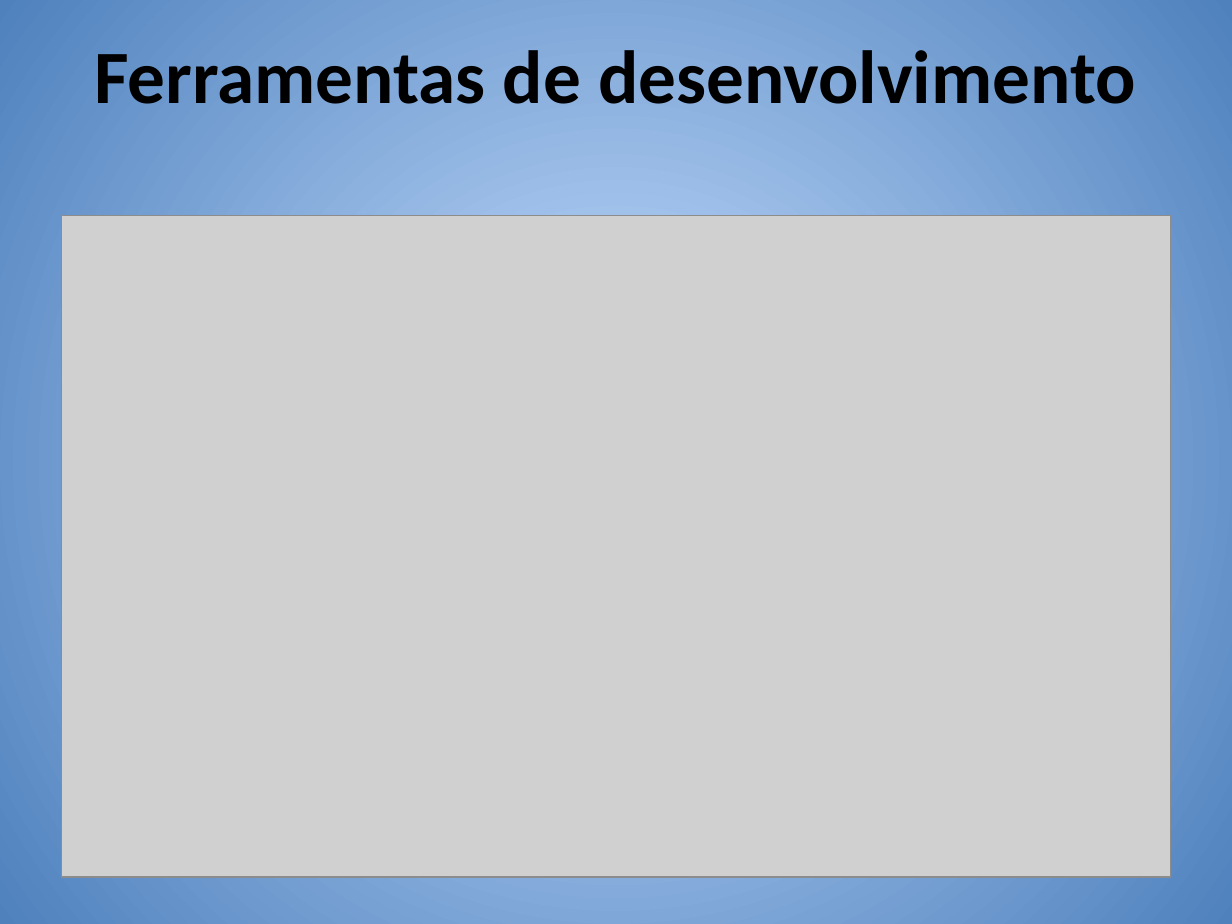
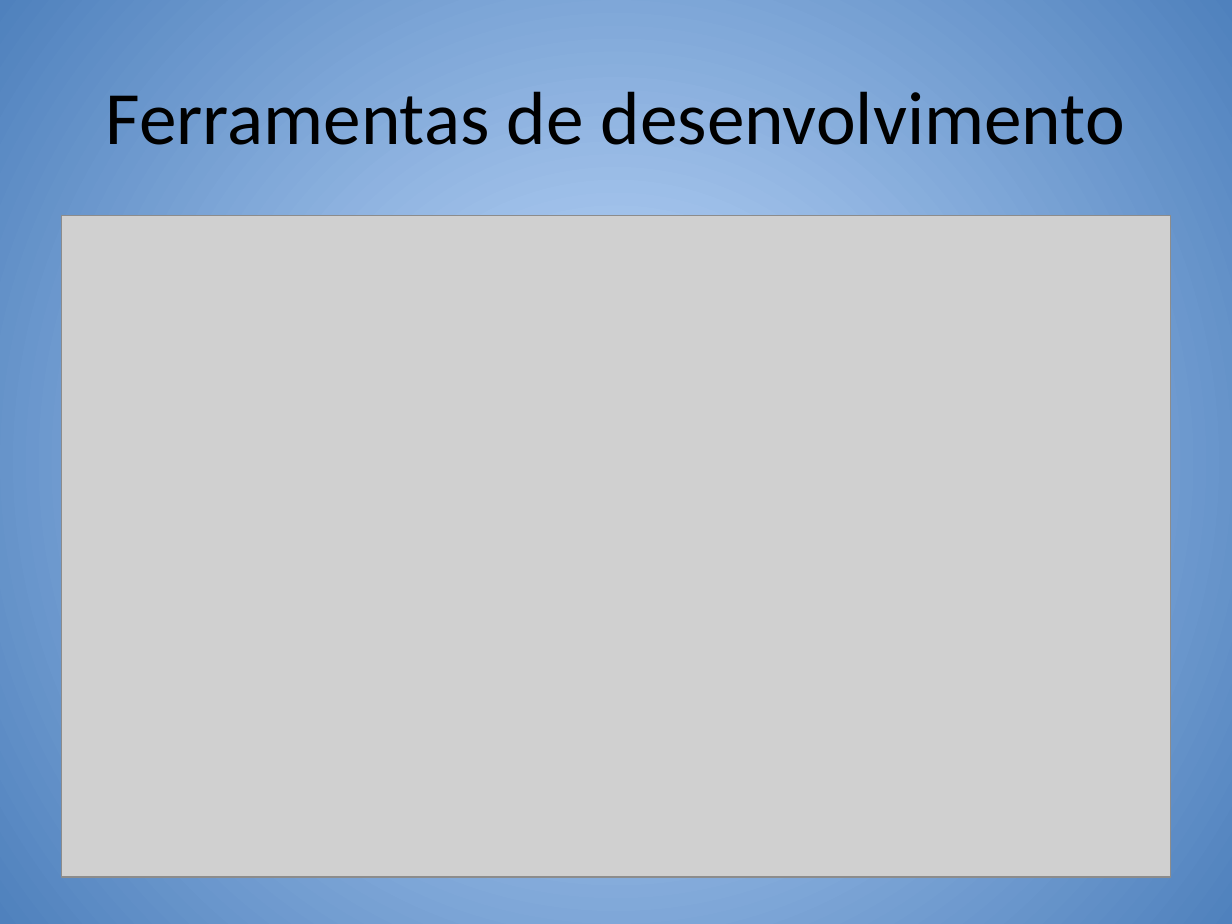
Before and after one commit to CaioViktor/TrabalhoCG, a slide deck: slide 11 of Apresentação/Vila do Chaves.pptx. Drawn at 1232x924 pixels with LibreOffice and Linux fonts; fonts in the diff are those of the drawing; grey boxes stand for pictures. Boxes give left, top, right and bottom in pixels: in the first picture for what was removed or moved away, otherwise in the second. Text is boxed around its words. In the diff, an @@ line names an element or a change of style, - is before the commit and + after.

```diff
--- a/Apresentação/Vila do Chaves.pptx
+++ b/Apresentação/Vila do Chaves.pptx
@@ title "Ferramentas de desenvolvimento" at [106, 91, 1125, 145]: bold off @@
```
Also in this commit, not shown: 6 other slides changed, 1 other file.
